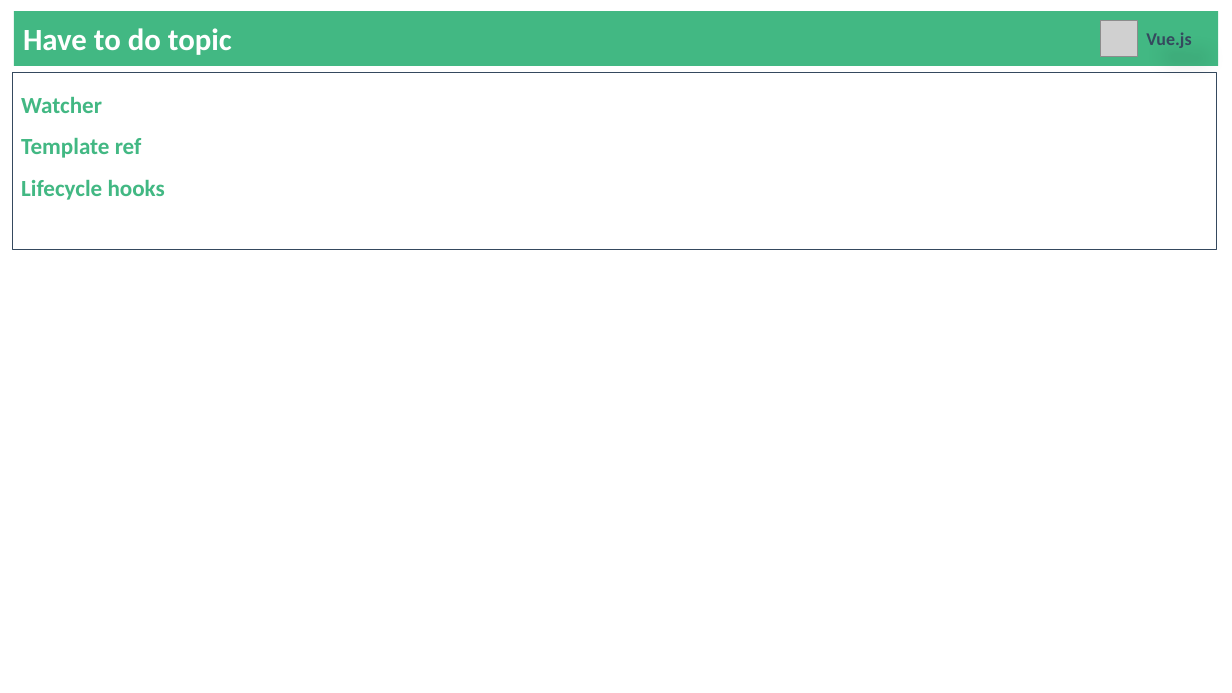
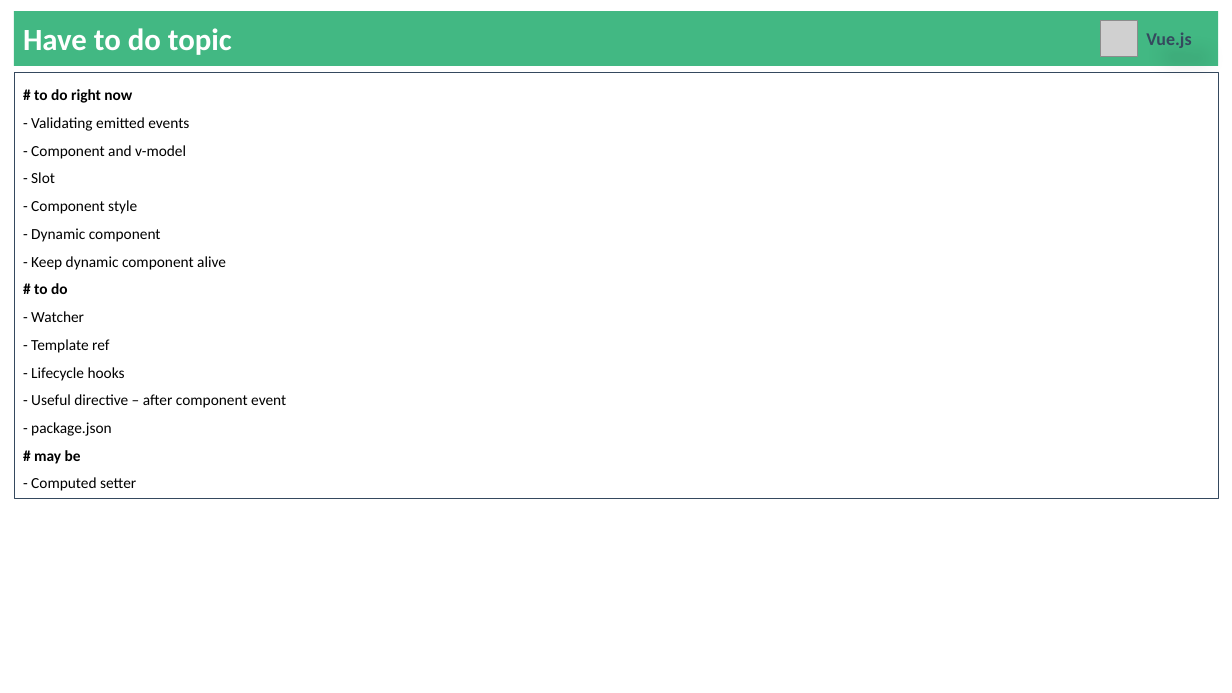
Before and after one commit to YeMyintSoeKMD/vue-creating, a slide deck: slide 43 of 9. Vue.js - Basic to Advance.pptx (slide 41 before the commit). Drawn at 1232x693 pixels with LibreOffice and Linux fonts; fonts in the diff are those of the drawing; grey boxes stand for pictures. Boxes give left, top, right and bottom in pixels: in the first picture for what was removed or moved away, otherwise in the second. Text is boxed around its words. In the diff, an @@ line names an element or a change of style, - is before the commit and + after.

```diff
--- a/9. Vue.js - Basic to Advance.pptx
+++ b/9. Vue.js - Basic to Advance.pptx
@@ rectangle "# to do right now": place and size @@
-rectangle "# to do right now" at [12, 72, 1216, 250]
+rectangle "# to do right now" at [14, 72, 1218, 498]
@@ text in rectangle at [31, 89, 286, 491]: text changed; size 18 to 12 pt; text colour #42B883 to #000000; bold off @@
-Watcher
-Template ref
-Lifecycle hooks
+# to do right now
+- Validating emitted events
+- Component and v-model
+- Slot
+- Component style
+- Dynamic component
+- Keep dynamic component alive
+# to do
+- Watcher
+- Template ref
+- Lifecycle hooks
+- Useful directive – after component event
+- package.json
+# may be
+- Computed setter
```
Also in this commit, not shown: 10 other slides changed, 7 slides added, 10 other files.
